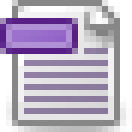
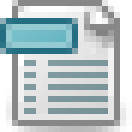
Layer changes from the first 132×132 image to the second:
added layer "Playlist" (50%) above "Subtitles" over box(24, 60, 108, 114)
hid "Subtitles" over box(24, 48, 108, 114)
